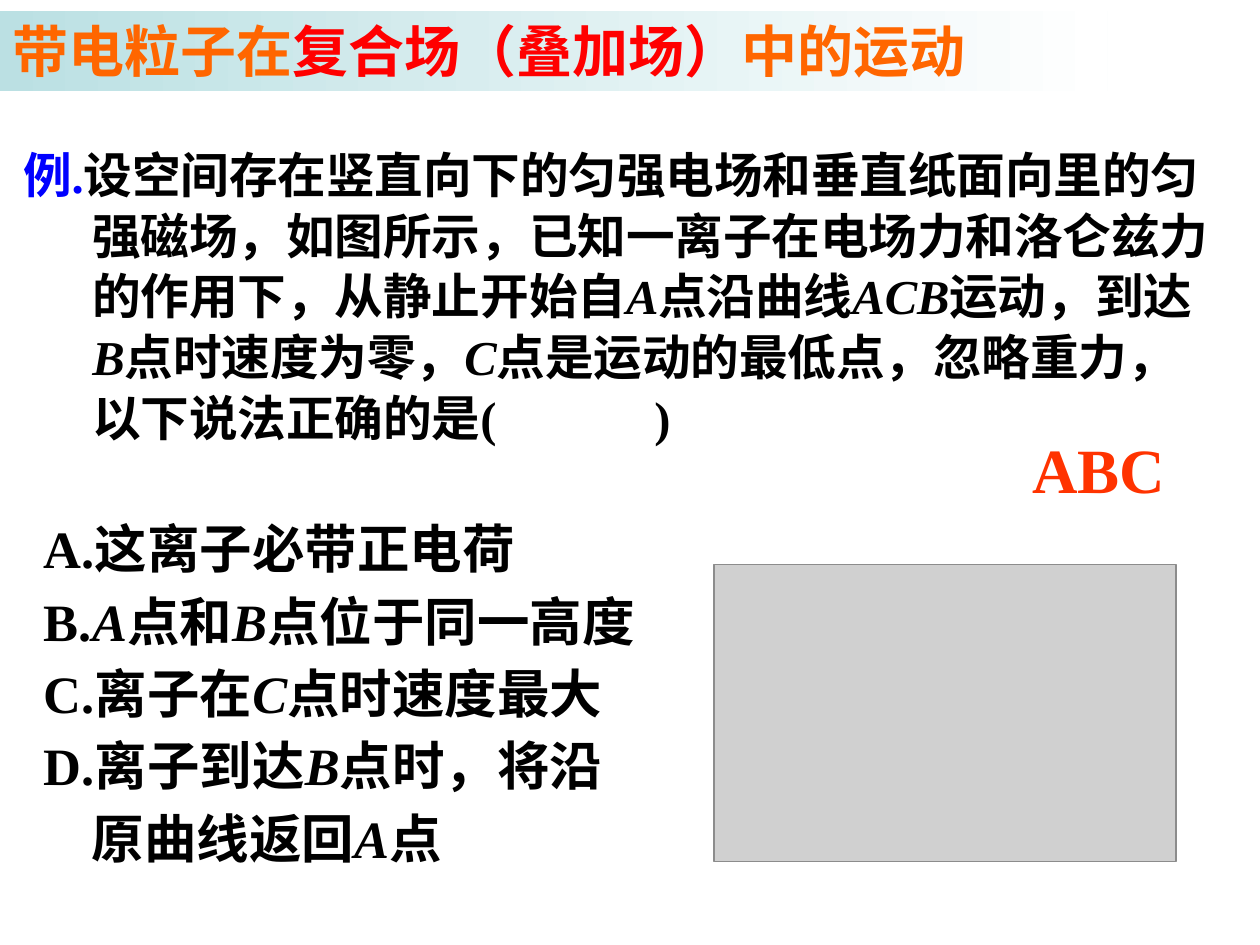
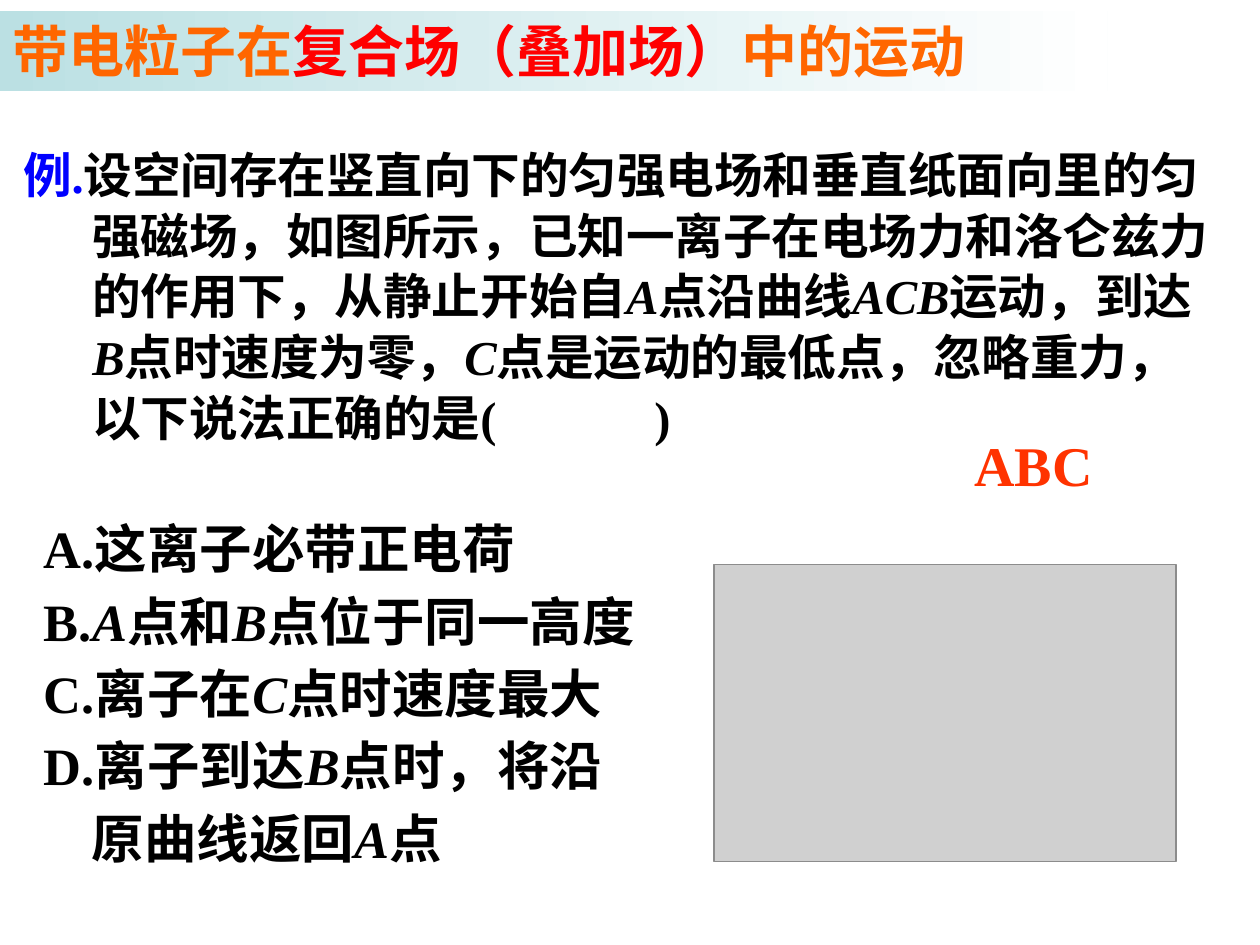
Before and after one commit to saddestboy/wuli2, a slide deck: slide 36 of 3.6 带电粒子在匀强磁场中的运动/3.6b 带电粒子在匀强磁场中的运动 （习题课）.ppt (slide 33 before the commit). Drawn at 1260x945 pixels with LibreOffice and Linux fonts; fonts in the diff are those of the drawing; grey boxes stand for pictures. Boxes give left, top, right and bottom in pixels: in the first picture for what was removed or moved away, otherwise in the second. Text is boxed around its words. In the diff, an @@ line names an element or a change of style, - is before the commit and + after.

```diff
--- a/3.6 带电粒子在匀强磁场中的运动/3.6b 带电粒子在匀强磁场中的运动 （习题课）.ppt
+++ b/3.6 带电粒子在匀强磁场中的运动/3.6b 带电粒子在匀强磁场中的运动 （习题课）.ppt
@@ text "ABC": place and size @@
-text "ABC" at box(1032, 451, 1165, 494)
+text "ABC" at box(974, 449, 1092, 487)
@@ text "ABC" at box(974, 449, 1092, 487): size 36 to 32 pt; alignment left to centre; less space between paragraphs @@
```
Also in this commit, not shown: 21 other slides changed, 6 slides added, 5 slides removed.
